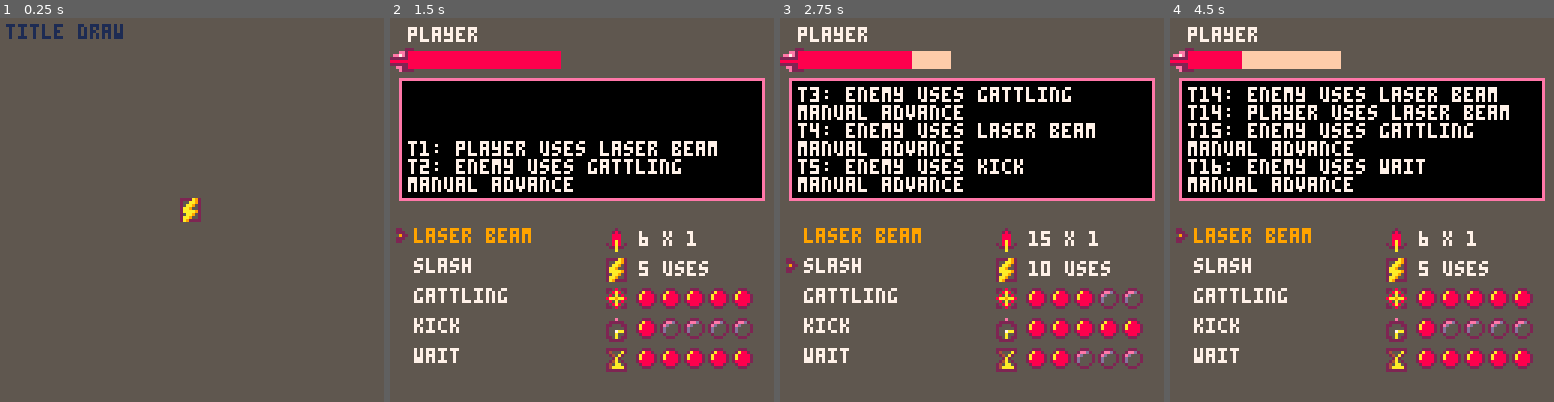
Above: before the commit, frames 1-4 (left to right).
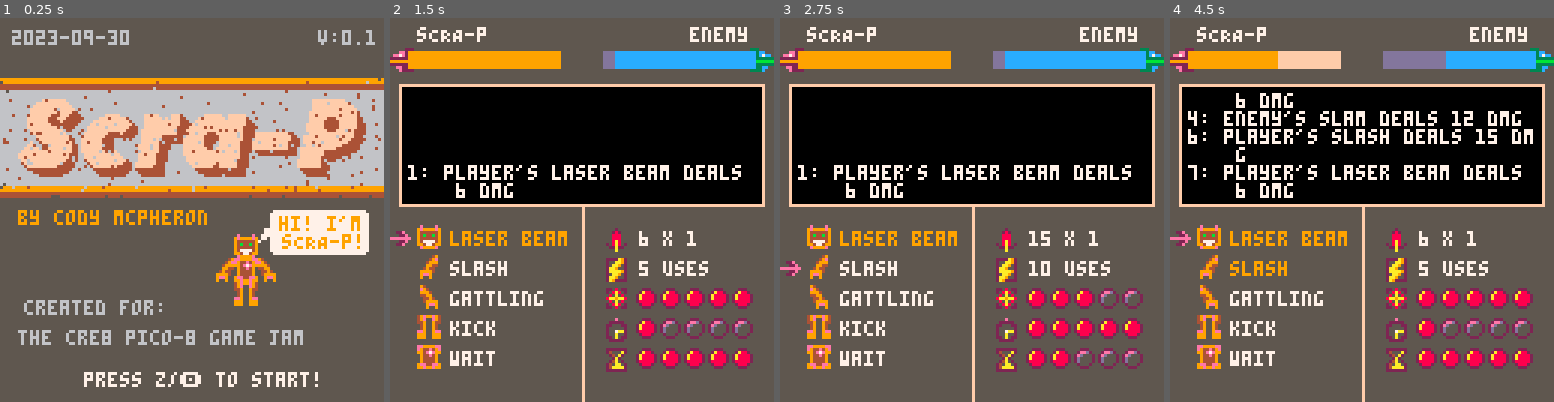
Above: after the commit, the same moments.

Repository: acmcpheron02/scra-p
Game: PICO-8 cartridge scra-p.p8
The game is run twice, just before and just after one commit, with the same random seed, the same clock (stepped at 60 frames per second) and the same inputs.
Inputs:
- Up to frame 1 (0.25 s): no input
- Up to frame 2 (1.5 s): tap O (Z key) at 0.33, 0.7, 1.43 s; tap X (X key) at 1.07 s
- Up to frame 3 (2.75 s): tap X (X key) at 2.07, 2.4, 2.73 s; tap O (Z key) at 2.22 s; hold Down from 2.42 s (still down)
- Up to frame 4 (4.5 s): release Down at 2.82 s; tap X (X key) every 0.33 s from 3.07 to 4.4 s; tap O (Z key) at 3.1, 3.98 s; hold Up 3.58-4.08 s

The runs differ from the first frame. In frame 1, 40% of the frame differs, in the area x 0-100%, y 1-97%; in frame 2, 18%; in frame 3, 20%; in frame 4, 21%.

Commit message:
catch-up computer code to master

Diff:
--- a/scra-p.p8
+++ b/scra-p.p8
@@ -40,6 +40,7 @@
 
 function attack(self, target)
 
+    local dealt = 0
     local pass = 4
     pass += self.acc
 
@@ -47,8 +48,11 @@
         local roll = flr(rnd(10))
         if pass >= roll then
             damage(target, self.dmg)
-        end
-    end
+            dealt += self.dmg
+        end
+    end
+
+    return dealt
 end
 
 --Player--
@@ -75,13 +79,11 @@
     ready = true,
     action = attack
 }
---player.parts.head.action = attack
-
 player.parts.rarm = {
     hp = 10,
     def = 2,
     dura = 6,
-    spd = 4,
+    spd = 3,
     cool = 3,
     cool_left = 0,
     dmg = 2,
@@ -160,14 +162,14 @@
 opponent.parts.head = {
     hp = 10,
     def = 2,
-    dura = 10,
-    spd = 2,
-    cool = 5,
-    cool_left = 0,
-    dmg = 6,
+    dura = 5,
+    spd = 1,
+    cool = 1,
+    cool_left = 0,
+    dmg = 1,
     hits = 1,
     acc = 5,
-    name = 'laser beam',
+    name = 'scan',
     target = 'player',
     ready = true,
     action = attack
@@ -175,29 +177,29 @@
 opponent.parts.rarm = {
     hp = 10,
     def = 2,
+    dura = 6,
+    spd = 4,
+    cool = 3,
+    cool_left = 0,
+    dmg = 12,
+    hits = 2,
+    acc = 1,
+    name = 'slam',
+    target = 'player',
+    ready = true,
+    action = attack
+}
+opponent.parts.larm = {
+    hp = 10,
+    def = 2,
     dura = 10,
-    spd = 2,
-    cool = 5,
-    cool_left = 0,
-    dmg = 2,
-    hits = 4,
-    acc = 2,
-    name = 'gattling',
-    target = 'player',
-    ready = true,
-    action = attack
-}
-opponent.parts.larm = {
-    hp = 10,
-    def = 2,
-    dura = 10,
-    spd = 2,
-    cool = 5,
-    cool_left = 0,
-    dmg = 10,
+    spd = 3,
+    cool = 4,
+    cool_left = 0,
+    dmg = 12,
     hits = 1,
     acc = 3,
-    name = 'slash',
+    name = 'jam',
     target = 'player',
     ready = true,
     action = attack
@@ -205,14 +207,14 @@
 opponent.parts.legs = {
     hp = 10,
     def = 2,
-    dura = 10,
-    spd = 2,
+    dura = 20,
+    spd = 1,
     cool = 5,
     cool_left = 0,
-    dmg = 10,
-    hits = 1,
-    acc = 4,
-    name = 'kick',
+    dmg = 7,
+    hits = 2,
+    acc = 2,
+    name = 'rush',
     target = 'player',
     ready = true,
     action = attack
@@ -220,14 +222,14 @@
 opponent.parts.frame = {
     hp = 10,
     def = 2,
-    dura = 10,
-    spd = 2,
-    cool = 0,
-    cool_left = 0,
-    dmg = 0,
-    hits = 0,
+    dura = 50,
+    spd = 3,
+    cool = 5,
+    cool_left = 0,
+    dmg = 2,
+    hits = 10,
     acc = 5,
-    name = 'wait',
+    name = 'echo',
     target = 'player',
     ready = true,
     action = attack
@@ -238,7 +240,15 @@
     local pct = self.current_hp / self.total_hp
     spr(1, x1-6, y1-1)
     rectfill(x1,y1,x2,y2,15)
-    rectfill(x1,y1,x1+pct*(x2-x1),y2,8)
+    rectfill(x1,y1,x1+pct*(x2-x1),y2,9)
+end
+
+function opponent:hp_bar()
+    local x1, y1, x2, y2 = 121, 11, 71, 16
+    local pct = self.current_hp / self.total_hp
+    spr(18, x1-1, y1-1)
+    rectfill(x1,y1,x2,y2,13)
+    rectfill(x1,y1,x1+pct*(x2-x1),y2,12)
 end
 
 function opponent_random_action()
@@ -269,20 +279,27 @@
         local part = parti[i]
         local color = 7
         if not self.pl[part].ready then color = 9 end
-        print(self.pl[part].name, self.x_pos, self.y_pos+i*10, color)
-    end
+        print(self.pl[part].name, self.x_pos+12, self.y_pos+1+i*10, color)
+        line(64,63,64,128,15)
+    end
+
+    spr(7,9,69)
+    spr(9,8,79)
+    spr(9,10,89,1,1,true)
+    spr(10,9,99)
+    spr(8,9,109)
 
     --cursor
-    spr(0, 0, self.y_pos+self.sel_index*10)
+    spr(0, 0, self.y_pos+1+self.sel_index*10)
     local part = parti[self.sel_index]
 
     --durability/charges
     spr(4, self.x_pos+64, self.y_pos+ 20)
-    print(self.pl[part].dura .. " uses", self.x_pos+75, self.y_pos + 21)
+    print(self.pl[part].dura .. " uses", self.x_pos+75, self.y_pos + 21,7)
 
     --damage
     spr(3, self.x_pos+64, self.y_pos+ 10)
-    print(self.pl[part].dmg .. " x " .. self.pl[part].hits, self.x_pos+75, self.y_pos + 11)
+    print(self.pl[part].dmg .. " x " .. self.pl[part].hits, self.x_pos+75, self.y_pos + 11,7)
 
     --accuracy
     for i=1,5 do
@@ -333,16 +350,29 @@
 elog={"", "", "", "", "", ""}
 
 function add_elog(message)
+    local message1 = nil
+    local message2 = nil
+
+    if #message > 29 then
+        message2 = sub(message,1,29)
+        message1 = "    "..sub(message,30,57)
+    else
+        message1 = message
+    end
+
     for i=6,1,-1 do
         printh(i)
         elog[i] = elog[i-1]
     end
     printh(message)
-    elog[1] = message
+    elog[1] = message1
+    if message2 != nil then
+        elog[2] = message2
+    end
 end
 
 function display_elog(x0,y0,x1,y1)
-    rectfill(x0,y0,x1,y1,14)
+    rectfill(x0,y0,x1,y1,15)
     rectfill(x0+1,y0+1,x1-1,y1-1,0)
     for i=1,6 do
         --printh(i.." elog position")
@@ -359,14 +389,36 @@
 end
 
 function title.state_draw()
-    print("title draw", 2,2,1)
-    spr(4, 60, 60)
+    sspr(0,32,128,40,0,20)
+    print("2023-09-30",4,4,6)
+    print("v:0.1 ", 106, 4, 6)
+    print("by cody mcpheron",6,64,9)
+    print("created for:",8,94,6)
+    print("the cre8 pico-8 game jam",6,104,6)
+    print("press z/🅾️ to start!",28,118,7)
+
+    spr(7,78,72)
+    spr(8,78,80)
+    spr(9,70,80)
+    spr(9,86,80,1,1,true)
+    spr(10,78,88)
+    spr(11,86,67)
+    rectfill(90,64,122,78,7)
+    pset(90,64,5)
+    pset(122,64,5)
+    pset(90,78,5)
+    pset(122,78,5)
+    print("hi! i'm",93,66,9)
+    print("sCRA-p!",94,72,9)
 end
 
 --combat definitions--
 combat = {}
 
 function combat.state_update()
+    if player.current_hp <= 0 or opponent.current_hp <= 0 then
+        player.ready = false
+    end
     if player.ready then
         if btnp(2) then combat_manager:movecursor('up') end
         if btnp(3) then combat_manager:movecursor('down') end
@@ -382,10 +434,10 @@
             end
         end
     end
-    if btnp(5) then
-        combat_manager:advance()
-        add_elog("manual advance")
-    end
+    -- if btnp(5) then
+    --     combat_manager:advance()
+    --     add_elog("manual advance")
+    -- end
     if opponent.ready then
         combat_manager:add_command(opponent_random_action())
         opponent.ready = false
@@ -396,8 +448,29 @@
 function combat.state_draw()
     combat_manager:display()
     player:hp_bar()
-    print("player", 6, 3, 7)
-    display_elog(3,20,124,60)
+    opponent:hp_bar()
+    print("sCRA-p", 9, 3, 7)
+    print("enemy", 100, 3, 7)
+    display_elog(3,22,124,62)
+
+    if player.current_hp <= 0 then
+        rectfill(0,0,128,128,6)
+        print("congrats, you died!",4,24,0)
+        print("if this game were completed",4,44,0)
+        print("this is when you'd start over",4,54,0)
+        print("the game is not done though-",4,84,0)
+        print("refresh the page to try again!",4,94,0)
+    end
+
+    if opponent.current_hp <= 0 then
+        rectfill(0,0,128,128,6)
+        print("congrats, you won!",4,24,0)
+        print("if this game were completed",4,44,0)
+        print("you would absorb a part",4,54,0)
+        print("from your fallen opponent.",4,64,0)
+        print("the game is not done though-",4,84,0)
+        print("so you can't. sorry. =(",4,94,0)
+    end
 end
 
 --Combat instructions--
@@ -439,15 +512,15 @@
 
     local play_act = self.player_queue[1]
     if play_act != 'empty' then
-        play_act:action(player)
-        add_elog("t" .. match_counter .. ": enemy uses " .. play_act.name)
+        local dealt = play_act:action(player)
+        add_elog(match_counter .. ": enemy's " .. play_act.name .. " deals " .. dealt .. " dmg")
     end
     deli(self.player_queue, 1)
 
     local opp_act = self.opp_queue[1]
     if opp_act != 'empty' then
-        opp_act:action(opponent)
-        add_elog("t" .. match_counter .. ": player uses " .. opp_act.name)
+        local dealt = opp_act:action(opponent)
+        add_elog(match_counter .. ": player's " .. opp_act.name .. " deals " .. dealt .. " dmg" )
     end
     deli(self.opp_queue, 1)
 
Not shown, changed: 72 lines of the sprite sheet (__gfx__) section of scra-p.p8
Not shown, added: html/html.7z
Not shown, added: html/html.zip
Not shown, added: html/index.html
Not shown, added: html/scra-p.js
